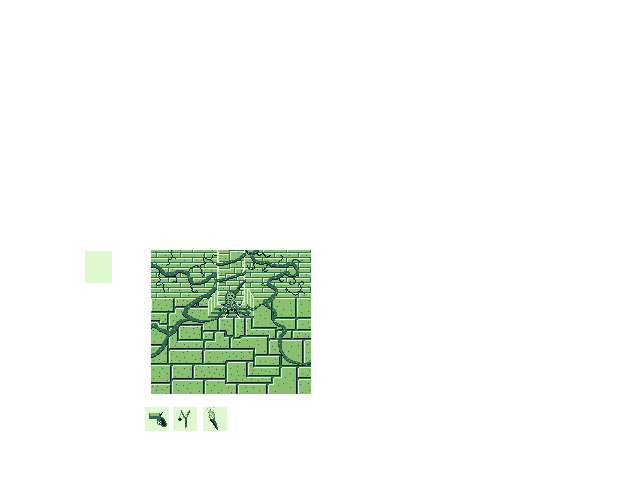
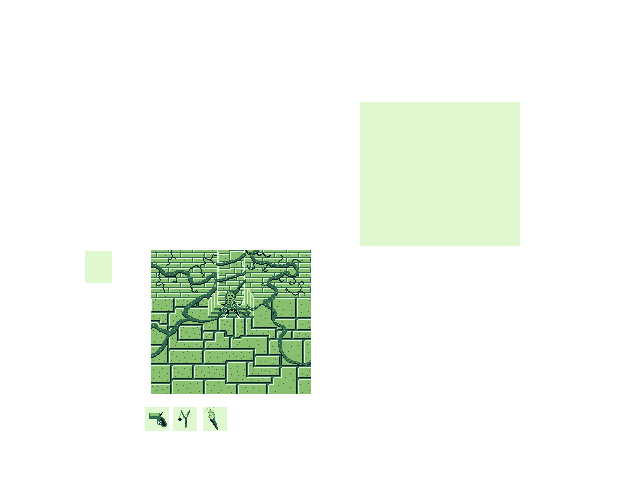
The second 640px x 480px image is a revision of the first. Changes to its layers:
painted on "Background" over (x1=360, y1=102, x2=520, y2=246)
